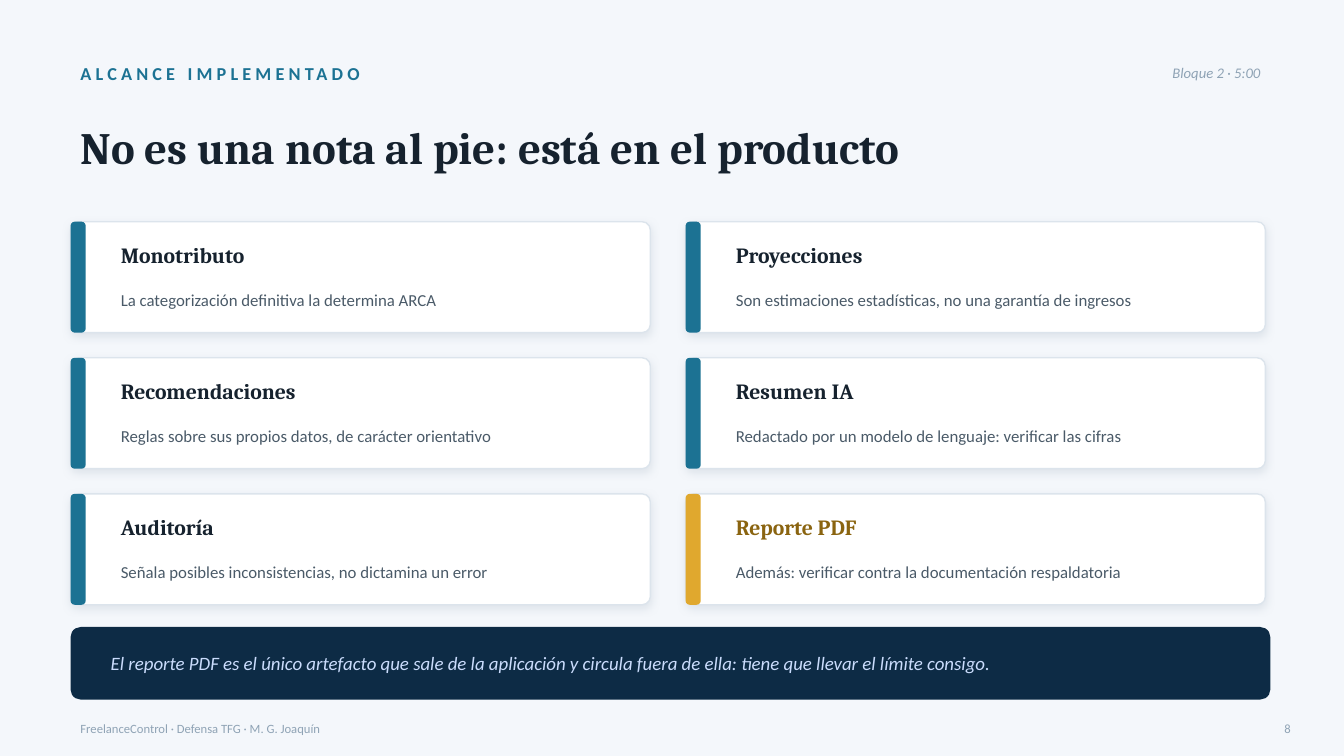
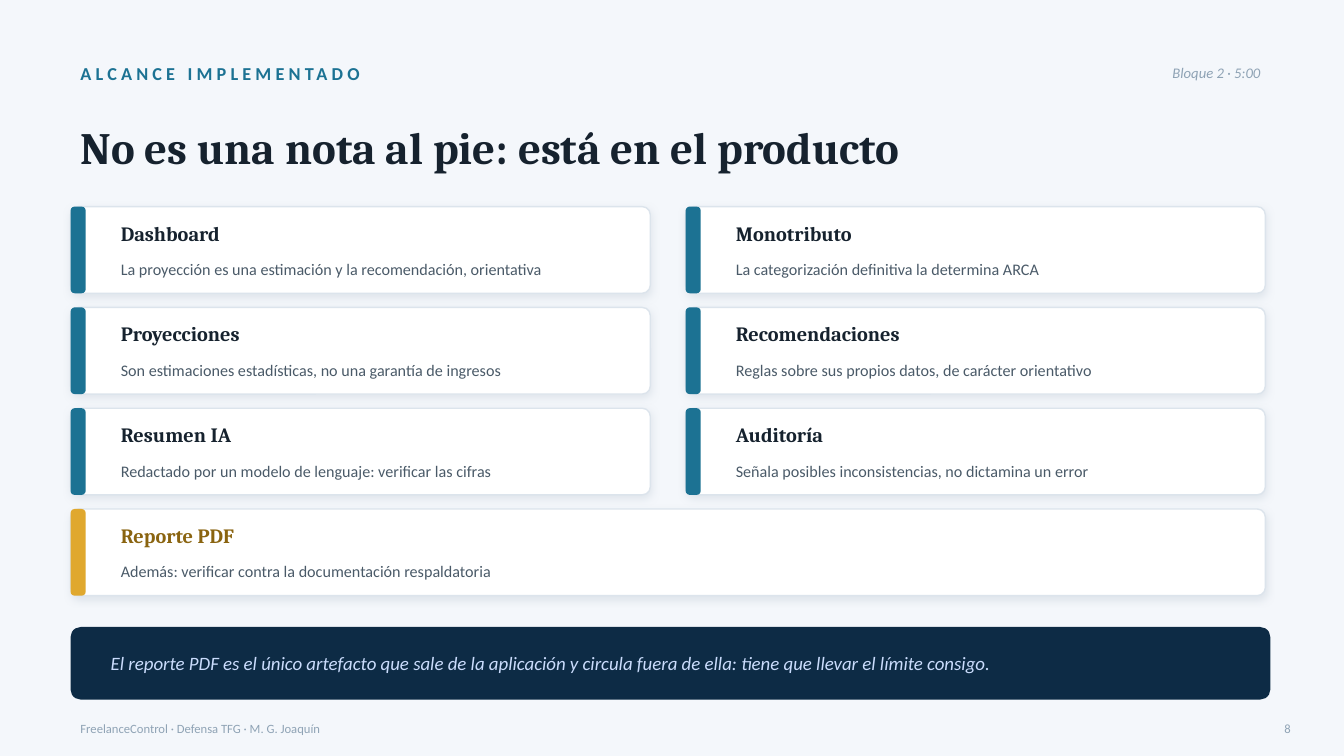
Before and after one commit to marcosjoaquin19/tfg-gestion-financiera-freelancers, a slide deck: slide 8 of defensa_final/slides/FreelanceControl_Defensa_Final.pptx. Drawn at 1344x756 pixels with LibreOffice and Linux fonts; fonts in the diff are those of the drawing. Boxes give left, top, right and bottom in pixels: in the first picture for what was removed or moved away, otherwise in the second. Text is boxed around its words. In the diff, an @@ line names an element or a change of style, - is before the commit and + after.

```diff
--- a/defensa_final/slides/FreelanceControl_Defensa_Final.pptx
+++ b/defensa_final/slides/FreelanceControl_Defensa_Final.pptx
@@ rounded rectangle: place and size @@
-rounded rectangle at <box>71,222,650,333</box>
+rounded rectangle at <box>71,207,650,293</box>
@@ rounded rectangle: place and size @@
-rounded rectangle at <box>71,222,86,333</box>
+rounded rectangle at <box>71,207,86,293</box>
@@ rounded rectangle: place and size @@
-rounded rectangle at <box>686,222,1265,333</box>
+rounded rectangle at <box>686,207,1265,293</box>
@@ rounded rectangle: place and size @@
-rounded rectangle at <box>686,222,701,333</box>
+rounded rectangle at <box>686,207,701,293</box>
@@ text added at <box>121,227,220,241</box>, 14.5 pt, text #16222E, bold @@
+Dashboard
@@ text "Monotributo": place and size @@
-text "Monotributo" at <box>121,248,245,263</box>
+text "Monotributo" at <box>736,227,852,241</box>
@@ text added at <box>121,264,542,278</box>, 11.5 pt, text #4A5A68 @@
+La proyección es una estimación y la recomendación, orientativa
@@ text "La categorización definitiva la determina ...": place and size @@
-text "La categorización definitiva la determina ..." at <box>121,294,436,309</box>
+text "La categorización definitiva la determina ..." at <box>736,264,1039,278</box>
@@ proportions changed in 6 elements at <box>71,207,650,293</box>, <box>686,207,1265,293</box>, <box>71,408,650,495</box>, <box>686,408,1265,495</box>, <box>71,509,1265,596</box>, <box>71,308,650,394</box> @@
@@ rounded rectangle: place and size @@
-rounded rectangle at <box>686,494,1265,605</box>
+rounded rectangle at <box>71,308,650,394</box>
@@ rounded rectangle added at <box>71,308,86,394</box>, fill #1C7293 @@
@@ text "Proyecciones": place and size @@
-text "Proyecciones" at <box>736,248,863,268</box>
+text "Proyecciones" at <box>121,327,240,346</box>
@@ rounded rectangle added at <box>686,308,1265,394</box>, fill #FFFFFF, outline #DCE4EC 1 pt @@
@@ rounded rectangle added at <box>686,308,701,394</box>, fill #1C7293 @@
@@ text "Recomendaciones": place and size @@
-text "Recomendaciones" at <box>121,384,296,399</box>
+text "Recomendaciones" at <box>736,327,900,341</box>
@@ text "Son estimaciones estadísticas, no una ...": place and size @@
-text "Son estimaciones estadísticas, no una ..." at <box>736,294,1131,309</box>
+text "Son estimaciones estadísticas, no una ..." at <box>121,365,501,379</box>
@@ text "Reglas sobre sus propios datos, ...": place and size @@
-text "Reglas sobre sus propios datos, ..." at <box>121,430,490,445</box>
+text "Reglas sobre sus propios datos, ..." at <box>736,365,1092,379</box>
@@ rounded rectangle: place and size @@
-rounded rectangle at <box>71,358,650,469</box>
+rounded rectangle at <box>71,408,650,495</box>
@@ rounded rectangle: place and size @@
-rounded rectangle at <box>71,358,86,469</box>
+rounded rectangle at <box>71,408,86,495</box>
@@ text "Resumen IA": place and size @@
-text "Resumen IA" at <box>736,384,854,399</box>
+text "Resumen IA" at <box>121,428,232,442</box>
@@ rounded rectangle: place and size @@
-rounded rectangle at <box>686,358,1265,469</box>
+rounded rectangle at <box>686,408,1265,495</box>
@@ rounded rectangle: place and size @@
-rounded rectangle at <box>686,358,701,469</box>
+rounded rectangle at <box>686,408,701,495</box>
@@ size 15.5 to 14.5 pt in 6 elements at <box>121,529,234,548</box>, <box>736,227,852,241</box>, <box>121,327,240,346</box>, <box>736,327,900,341</box>, <box>121,428,232,442</box>, <box>736,427,823,442</box> @@
@@ text "Auditoría": place and size @@
-text "Auditoría" at <box>121,519,214,535</box>
+text "Auditoría" at <box>736,427,823,442</box>
@@ text "Redactado por un modelo de ...": place and size @@
-text "Redactado por un modelo de ..." at <box>736,430,1121,445</box>
+text "Redactado por un modelo de ..." at <box>121,466,491,480</box>
@@ size 12 to 11.5 pt in 6 elements at <box>121,566,490,580</box>, <box>736,264,1039,278</box>, <box>121,365,501,379</box>, <box>736,365,1092,379</box>, <box>121,466,491,480</box>, <box>736,466,1088,480</box> @@
@@ text "Señala posibles inconsistencias, no dictamina ...": place and size @@
-text "Señala posibles inconsistencias, no dictamina ..." at <box>121,566,487,581</box>
+text "Señala posibles inconsistencias, no dictamina ..." at <box>736,466,1088,480</box>
@@ rounded rectangle: place and size @@
-rounded rectangle at <box>71,494,86,605</box>
+rounded rectangle at <box>71,509,86,596</box>
@@ rounded rectangle at <box>71,509,86,596</box>: fill #1C7293 to #E0A82E @@
@@ rounded rectangle: place and size @@
-rounded rectangle at <box>71,494,650,605</box>
+rounded rectangle at <box>71,509,1265,596</box>
@@ rounded rectangle removed at <box>686,494,701,605</box> @@
@@ text "Reporte PDF": place and size @@
-text "Reporte PDF" at <box>736,520,857,540</box>
+text "Reporte PDF" at <box>121,529,234,548</box>
@@ text "Además: verificar contra la documentación ...": place and size @@
-text "Además: verificar contra la documentación ..." at <box>736,566,1121,581</box>
+text "Además: verificar contra la documentación ..." at <box>121,566,490,580</box>
```
Also in this commit, not shown: 15 other slides changed, 1 slide added, 1 slide removed, 4 other files.
